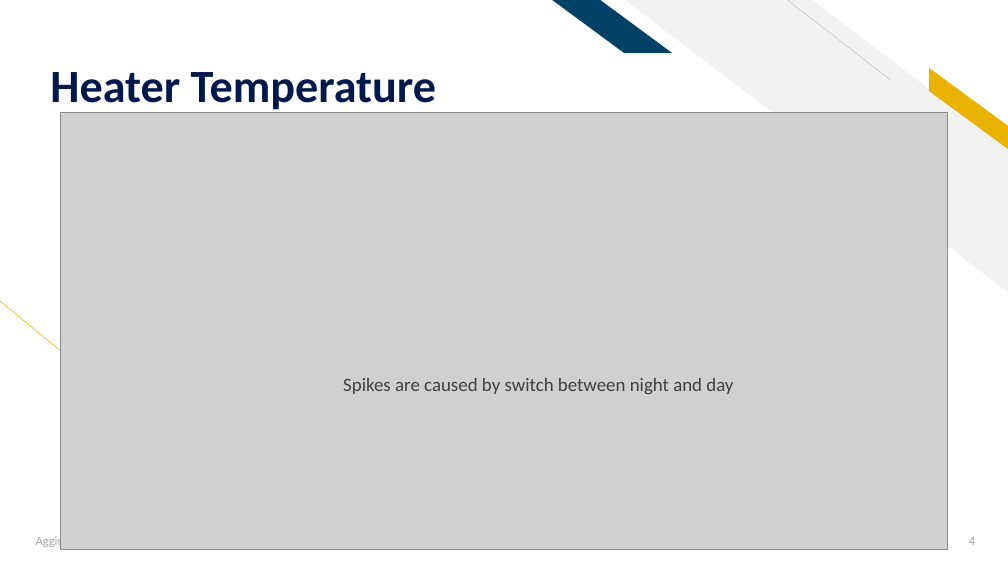
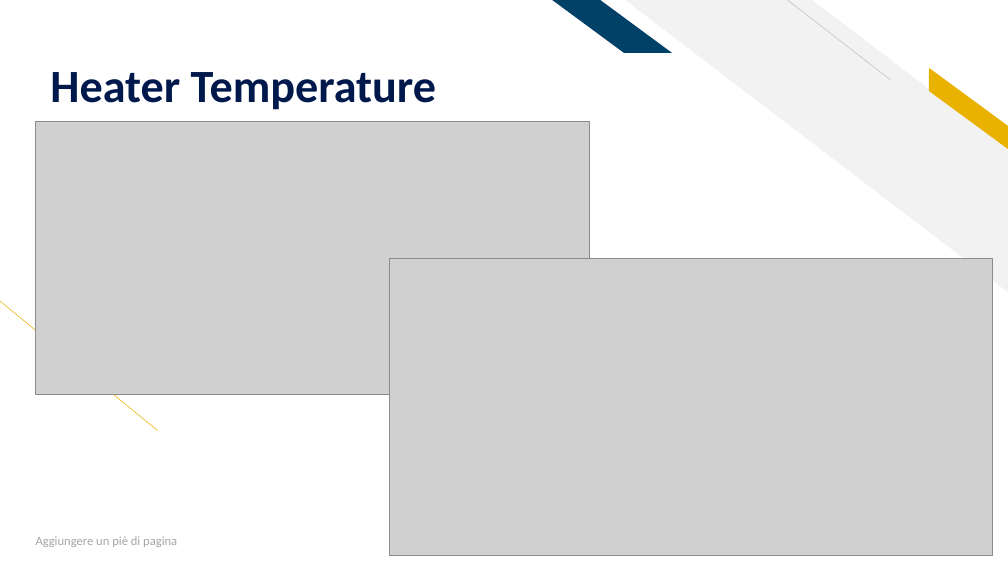
Before and after one commit to AleFire99/AES-git-repo, a slide deck: slide 4 of Aes_Project_2021_2022.pptx. Drawn at 1008x567 pixels with LibreOffice and Linux fonts; fonts in the diff are those of the drawing; grey boxes stand for pictures. Boxes give left, top, right and bottom in pixels: in the first picture for what was removed or moved away, otherwise in the second. Text is boxed around its words. In the diff, an @@ line names an element or a change of style, - is before the commit and + after.

```diff
--- a/Aes_Project_2021_2022.pptx
+++ b/Aes_Project_2021_2022.pptx
@@ picture added at [36, 122, 589, 395] @@
@@ picture: place and size @@
-picture at [60, 112, 948, 550]
+picture at [389, 258, 993, 556]
@@ text removed at [343, 378, 733, 394] @@
-Spikes are caused by switch between night and day
@@ page number removed at [969, 537, 975, 545] @@
-4
```
Also in this commit, not shown: 2 other slides changed, 5 other files.
